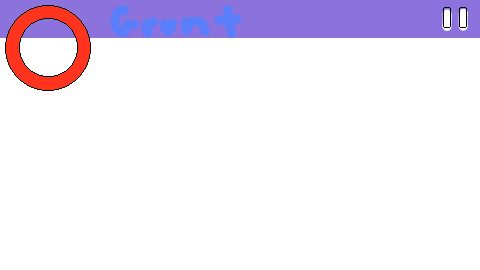
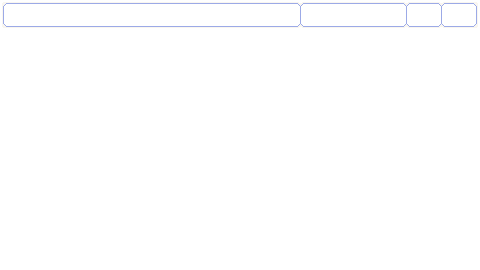
Layer changes from the first (480, 270) image to the second:
hid "Layer 7" over <box>384,0,480,38</box>
removed layer "Layer 6" over <box>0,0,480,91</box>
removed layer "Layer 5" over <box>0,0,480,91</box>
removed layer "Layer 4" over <box>64,0,480,64</box>
removed layer "Layer 1" over <box>0,0,480,91</box>
added layer "Layer 10" above "Layer 12(pasted)" over <box>0,0,480,91</box>
hid "Background", painted on it over <box>0,0,480,91</box>
